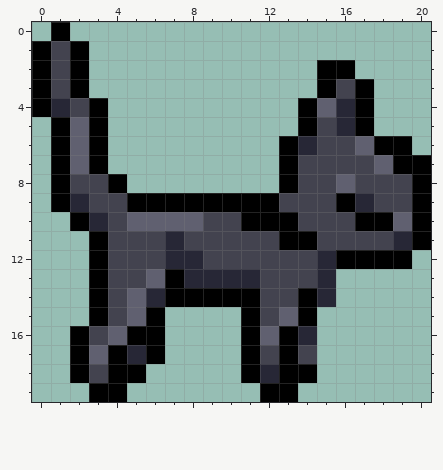
Pixel-art sprite, stored at assets/cats/cat2.png. The picture above was drawn from the file before the commit.
The file is 63x60 pixels, drawn in blocks of 3x3; one block is one cell here.
The same view after the edit:
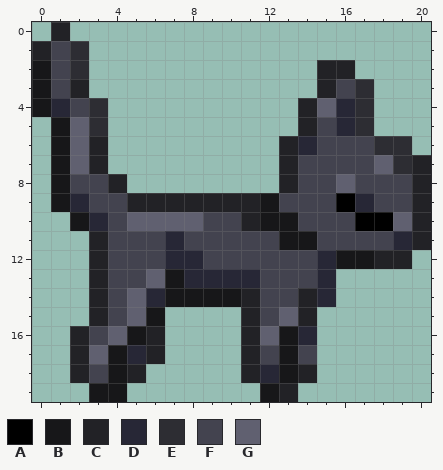
Palette (. is transparent): A #000000  B #171719  C #222226  D #272736  E #2d2d33  F #43434f  G #606070
Changes in this commit:
y 0: x 1 A -> C
y 1: x 0 A -> C; x 2 A -> E
y 2: x 0 A -> B; x 2 A -> E; x 15..16 AA -> CC
y 3: x 0 A -> B; x 2 A -> C; x 15 A -> C; x 17 A -> E
y 4: x 0 A -> B; x 3 A -> E; x 14 A -> C; x 17 A -> E
y 5: x 1 A -> B; x 3 A -> E; x 14 A -> C; x 17 A -> E
y 6: x 1 A -> B; x 3 A -> C; x 13 A -> C; x 17..19 GAA -> FEE
y 7: x 1 A -> B; x 3 A -> C; x 13 A -> C; x 19..20 AA -> EC
y 8: x 1 A -> B; x 4 A -> C; x 13 A -> C; x 20 A -> C
y 9: x 1 A -> B; x 5..12 AAAAAAAA -> CCCCCCCB; x 20 A -> C
y 10: x 2 A -> B; x 11..13 AAA -> CBB; x 20 A -> C
y 11: x 3 A -> C; x 13..14 AA -> BB; x 20 A -> C
y 12: x 3 A -> C; x 16..19 AAAA -> BBCC
y 13: x 3 A -> C; x 7 A -> B
y 14: x 3 A -> C; x 7..11 AAAAA -> BBBBC; x 14 A -> C
y 15: x 3 A -> C; x 6 A -> B; x 11 A -> C; x 14 A -> C
y 16: x 2 A -> C; x 5..6 AA -> BC; x 11 A -> C; x 13 A -> B
y 17: x 2 A -> C; x 4 A -> B; x 6 A -> C; x 11 A -> C; x 13 A -> B
y 18: x 2 A -> C; x 4..5 AA -> BC; x 11 A -> C; x 13..14 AA -> BC
y 19: x 3..4 AA -> BB; x 12..13 AA -> BC
Where, in picture pixels (left, top, right, bottom), the same in both pictures:
changed: (32, 22, 431, 402)
